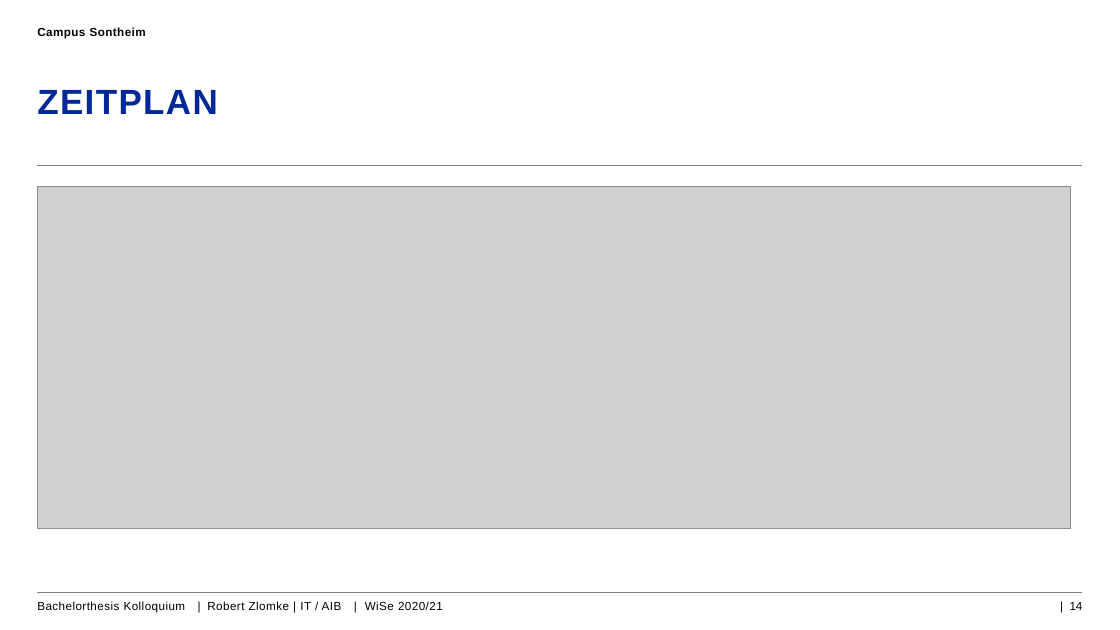
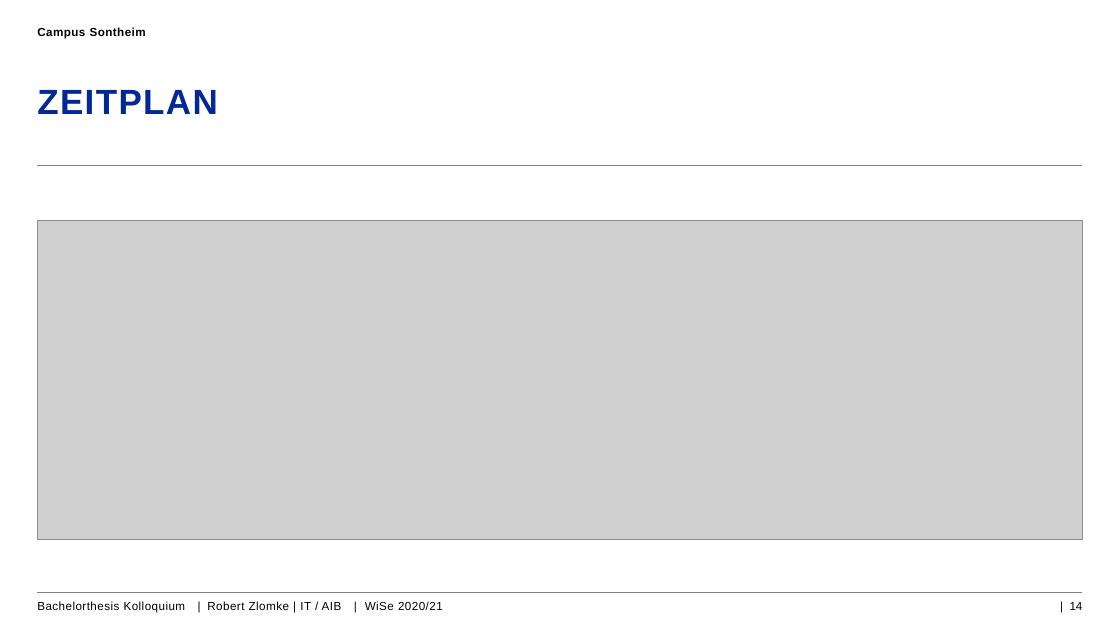
Before and after one commit to RobZlo/Studium, a slide deck: slide 14 of Kolloquium_Präsentation_RobertZlomle.pptx. Drawn at 1120x630 pixels with LibreOffice and Linux fonts; fonts in the diff are those of the drawing; grey boxes stand for pictures; background and template pictures are left out. Boxes give left, top, right and bottom in pixels: in the first picture for what was removed or moved away, otherwise in the second. Text is boxed around its words. In the diff, an @@ line names an element or a change of style, - is before the commit and + after.

```diff
--- a/Kolloquium_Präsentation_RobertZlomle.pptx
+++ b/Kolloquium_Präsentation_RobertZlomle.pptx
@@ text removed at [37,187,1082,573] @@
-•
@@ picture: place and size @@
-picture at [37,187,1070,528]
+picture at [37,221,1082,539]
```
Also in this commit, not shown: 4 other slides changed, 3 other files.
